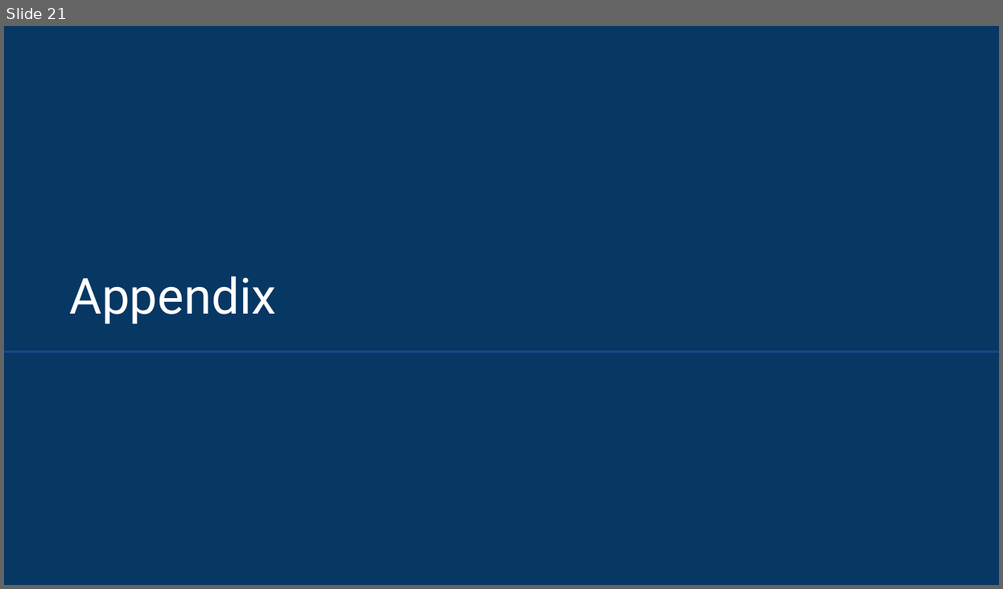
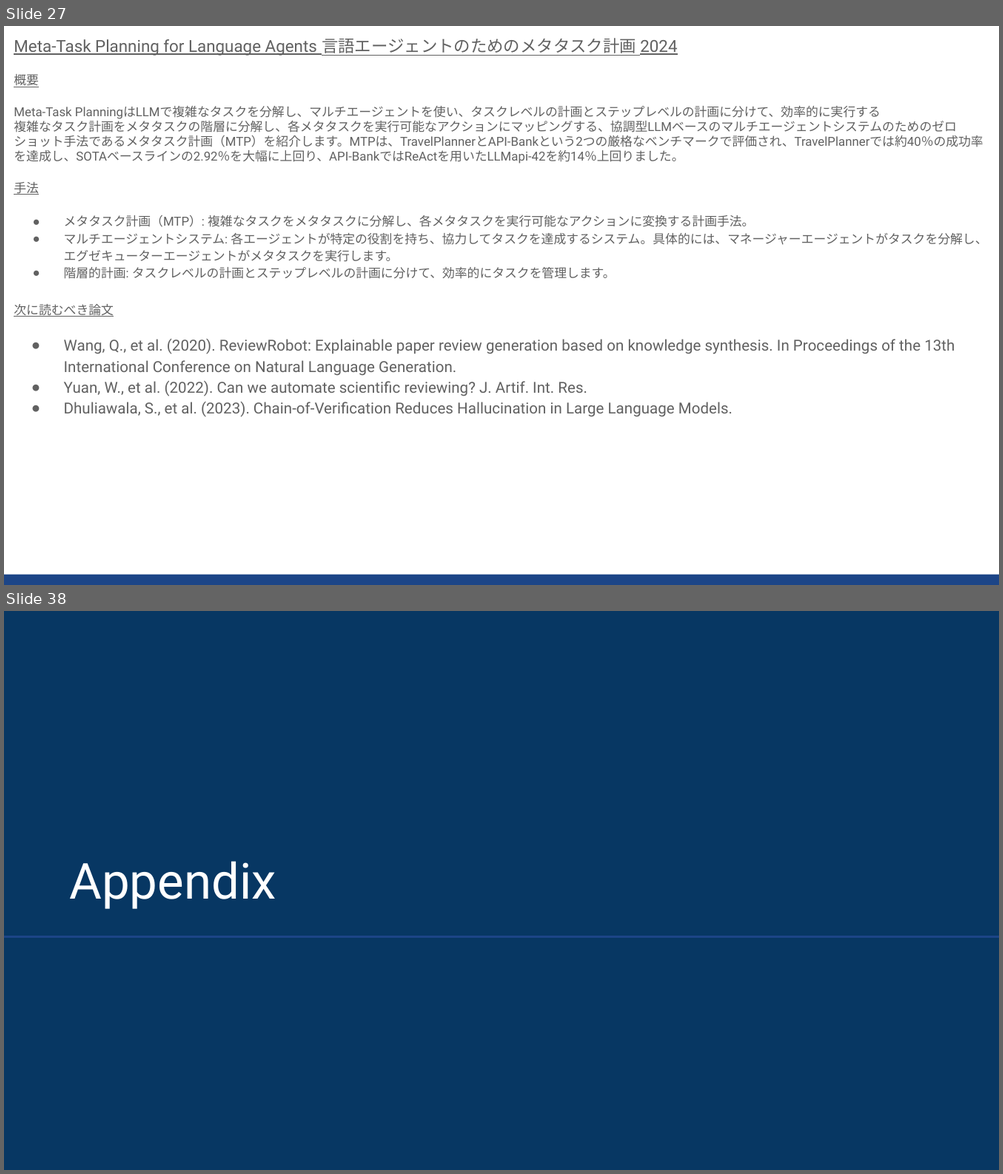
Before and after one commit to sekihan02/code_sundbox, a slide deck: 2024_LLM論文要約_6.pptx. Shown one above the other, each under a label of ours: slide 21 before the commit, slides 27 and 38 after it; the slides between them are not shown. The pictures are 1003x589 and 1003x1174 pixels, drawn with LibreOffice and Linux fonts; fonts in the diff are those of the drawing. Boxes give left, top, right and bottom in pixels: in the first picture for what was removed or moved away, otherwise in the second. Text is boxed around its words. In the diff, an @@ line names an element or a change of style, - is before the commit and + after.

```diff
--- a/2024_LLM論文要約_6.pptx
+++ b/2024_LLM論文要約_6.pptx
@@ slide 27 added at (x1=4, y1=26, x2=999, y2=585), background #FFFFFF @@
@@ text added at (x1=14, y1=38, x2=987, y2=417), 9 pt, text #616161 @@
+Meta-Task Planning for Language Agents 言語エージェントのためのメタタスク計画 2024
+概要
+Meta-Task PlanningはLLMで複雑なタスクを分解し、マルチエージェントを使い、タスクレベルの計画とステップレベルの計画に分けて、効率的に実行する
+複雑なタスク計画をメタタスクの階層に分解し、各メタタスクを実行可能なアクションにマッピングする、協調型LLMベースのマルチエージェントシステムのためのゼロショット手法であるメタタスク計画（MTP）を紹介します。MTPは、TravelPlannerとAPI-Bankという2つの厳格なベンチマークで評価され、TravelPlannerでは約40％の成功率を達成し、SOTAベースラインの2.92％を大幅に上回り、API-BankではReActを用いたLLMapi-42を約14％上回りました。
+手法
+● メタタスク計画（MTP）: 複雑なタスクをメタタスクに分解し、各メタタスクを実行可能なアクションに変換する計画手法。
+● マルチエージェントシステム: 各エージェントが特定の役割を持ち、協力してタスクを達成するシステム。具体的には、マネージャーエージェントがタスクを分解し、エグゼキューターエージェントがメタタスクを実行します。
+● 階層的計画: タスクレベルの計画とステップレベルの計画に分けて、効率的にタスクを管理します。
+次に読むべき論文
+● Wang, Q., et al. (2020). ReviewRobot: Explainable paper review generation based on knowledge synthesis. In Proceedings of the 13th International Conference on Natural Language Generation.
+● Yuan, W., et al. (2022). Can we automate scientific reviewing? J. Artif. Int. Res.
+● Dhuliawala, S., et al. (2023). Chain-of-Verification Reduces Hallucination in Large Language Models.
@@ rectangle added at (x1=4, y1=575, x2=999, y2=585), fill #1C4587 @@
@@ what was slide 21 is now slide 38 @@
```
Also in this commit, not shown: 16 other slides added, 1 other file.
